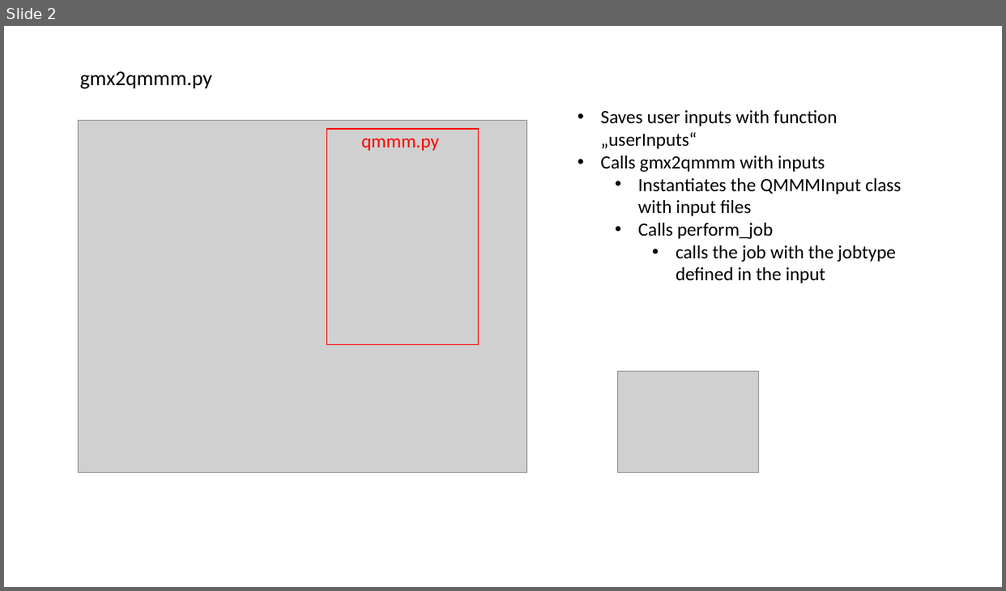
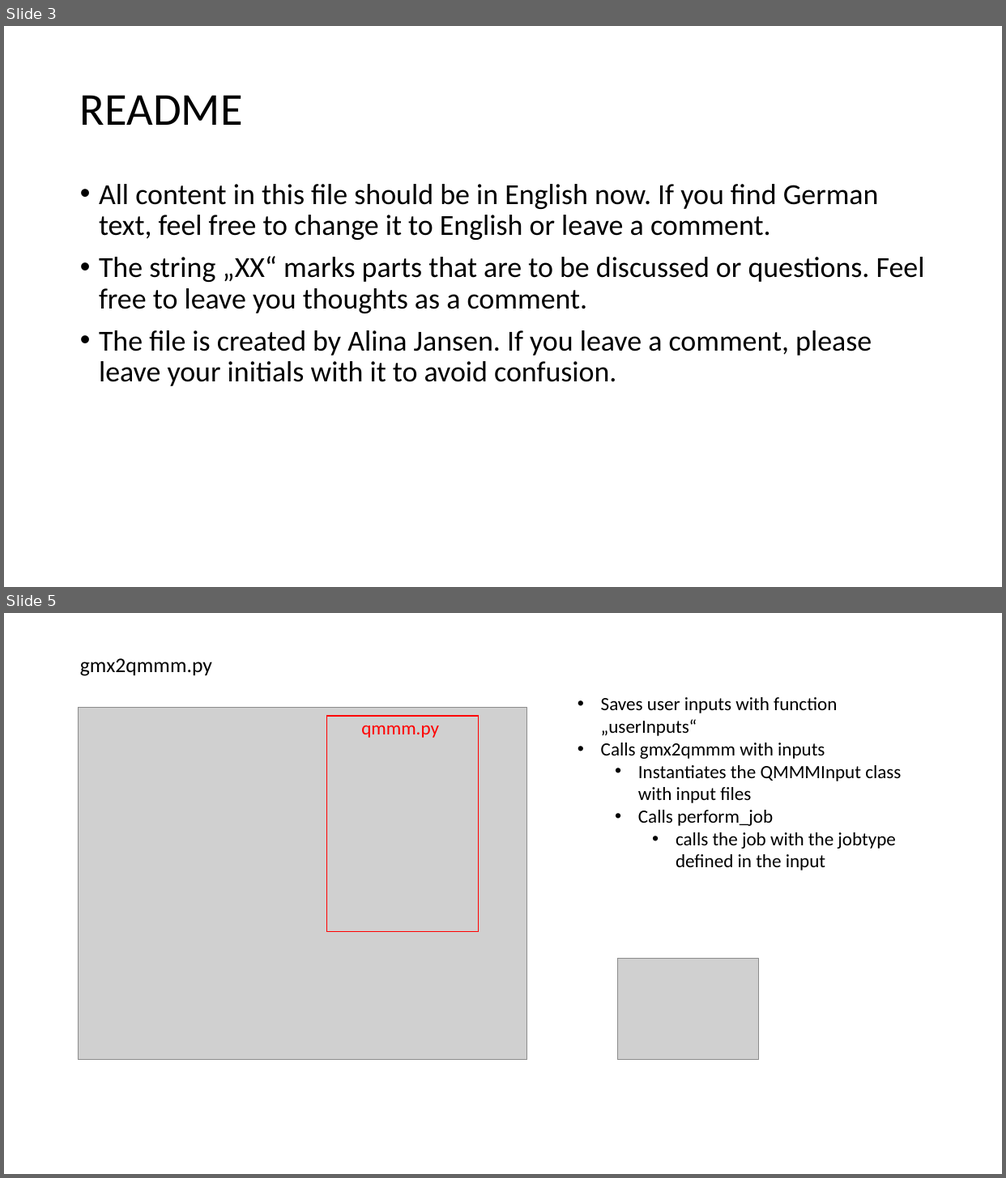
Before and after one commit to AlinaJansen/qmmm_revision, a slide deck: gmx2qmmm_overview.pptx. Shown one above the other, each under a label of ours: slide 2 before the commit, slides 3 and 5 after it; the slides between them are not shown. The pictures are 1006x591 and 1006x1178 pixels, drawn with LibreOffice and Linux fonts; fonts in the diff are those of the drawing; grey boxes stand for pictures. Boxes give left, top, right and bottom in pixels: in the first picture for what was removed or moved away, otherwise in the second. Text is boxed around its words. In the diff, an @@ line names an element or a change of style, - is before the commit and + after.

```diff
--- a/gmx2qmmm_overview.pptx
+++ b/gmx2qmmm_overview.pptx
@@ slide 3 added at (x1=4, y1=26, x2=1002, y2=587), background #FFFFFF @@
@@ title added at (x1=80, y1=95, x2=243, y2=125), 44 pt, text #000000 @@
+README
@@ text added at (x1=99, y1=184, x2=925, y2=386), 28 pt, text #000000 @@
+• All content in this file should be in English now. If you find German text, feel free to change it to English or leave a comment.
+• The string „XX“ marks parts that are to be discussed or questions. Feel free to leave you thoughts as a comment.
+• The file is created by Alina Jansen. If you leave a comment, please leave your initials with it to avoid confusion.
@@ what was slide 2 is now slide 5 @@
```
Also in this commit, not shown: 5 slides changed, 18 other slides added, 3 other files.
